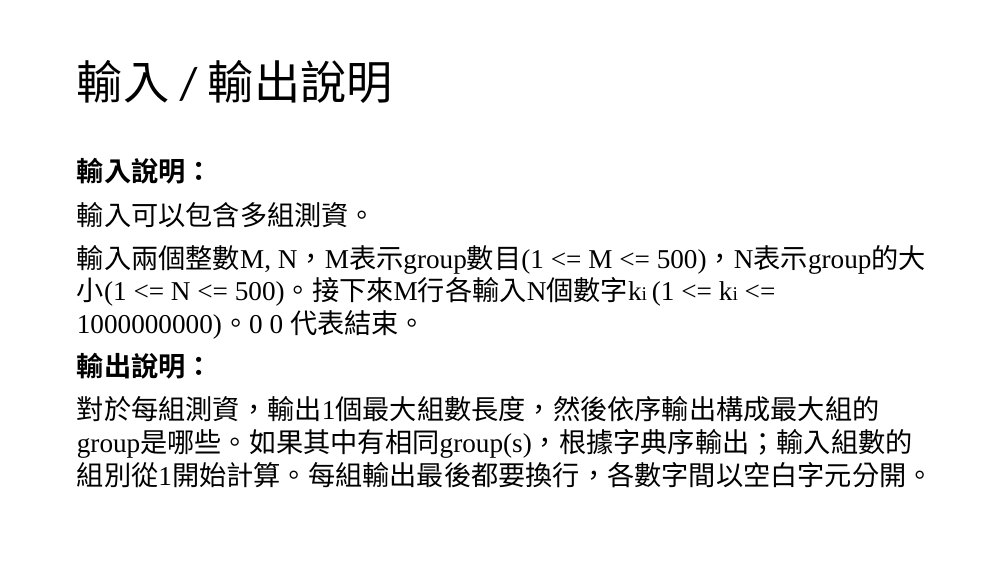
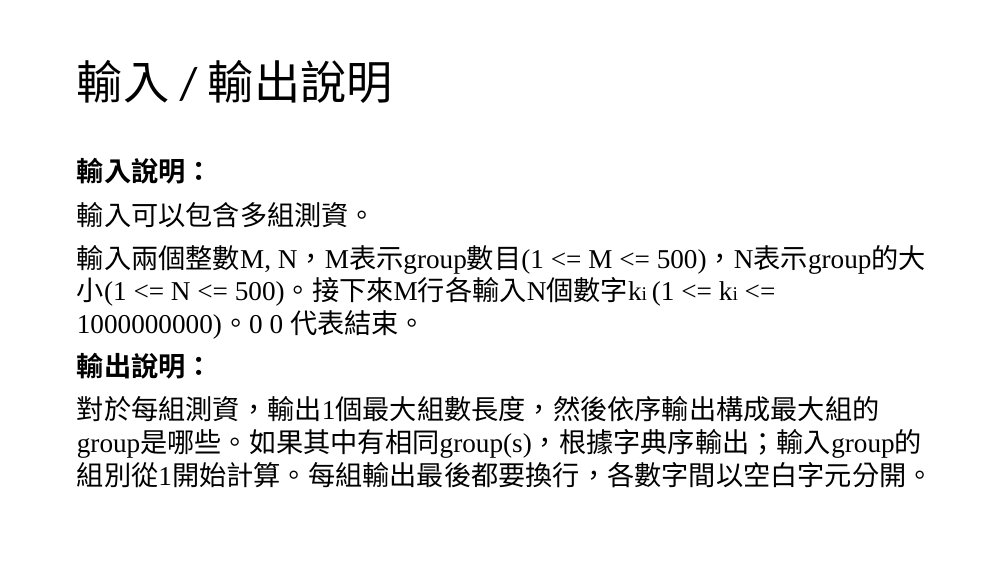
Before and after one commit to louisfghbvc/GenericProgrammingSTL, a slide deck: slide 3 of HW4 應用程式設計/說明.pptx. Drawn at 1008x567 pixels with LibreOffice and Linux fonts; fonts in the diff are those of the drawing. Boxes give left, top, right and bottom in pixels: in the first picture for what was removed or moved away, otherwise in the second. Text is boxed around its words. In the diff, an @@ line names an element or a change of style, - is before the commit and + after.

```diff
--- a/HW4 應用程式設計/說明.pptx
+++ b/HW4 應用程式設計/說明.pptx
@@ text at <box>77,396,934,488</box>: text changed @@
-對於每組測資，輸出1個最大組數長度，然後依序輸出構成最大組的group是哪些。如果其中有相同group(s)，根據字典序輸出；輸入組數的組別從1開始計算。每組輸出最後都要換行，各數字間以空白字元分開。
+對於每組測資，輸出1個最大組數長度，然後依序輸出構成最大組的group是哪些。如果其中有相同group(s)，根據字典序輸出；輸入group的組別從1開始計算。每組輸出最後都要換行，各數字間以空白字元分開。
```
Also in this commit, not shown: 5 other slides changed.
